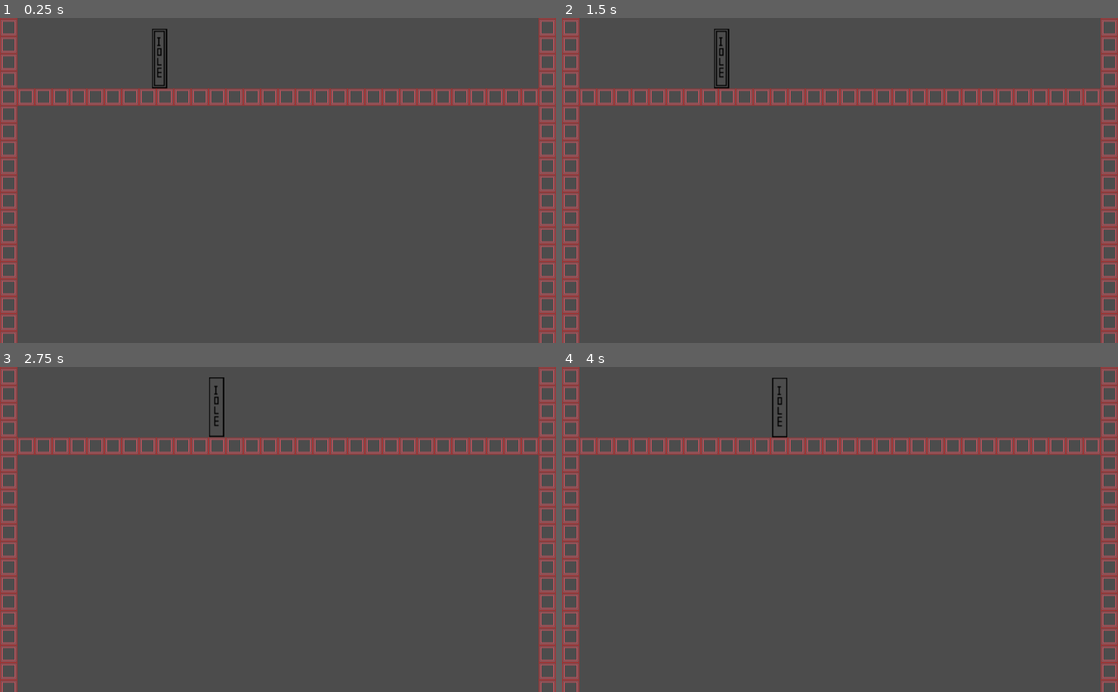
Above: before the commit, frames 1-4 (two rows, left to right).
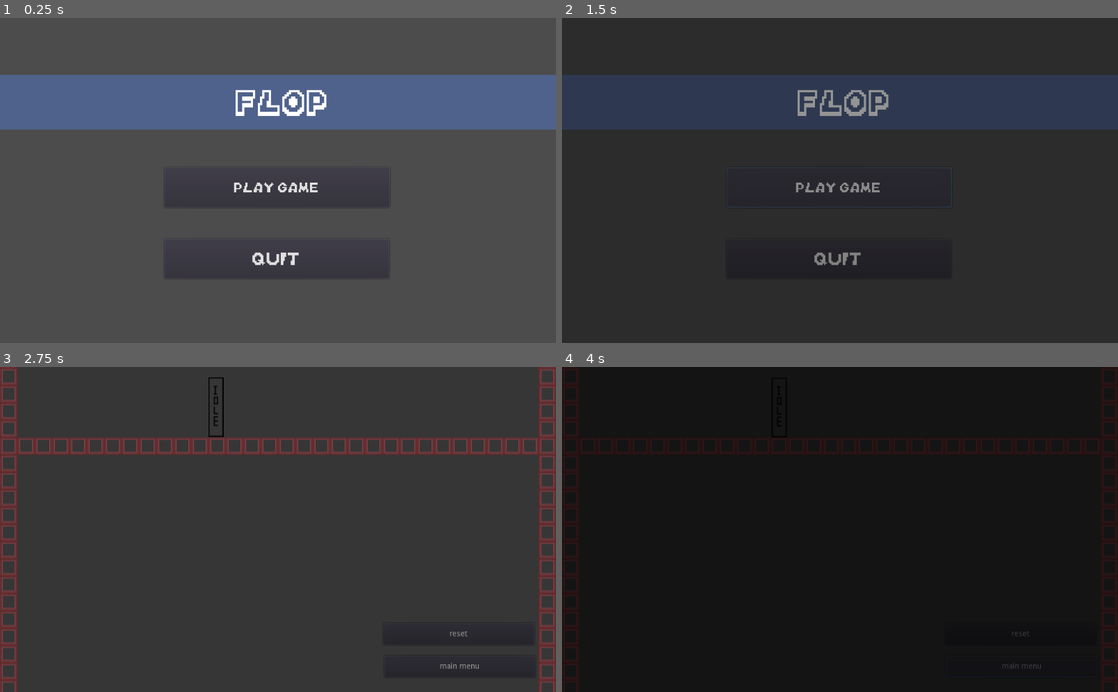
Above: after the commit, the same moments.

Repository: poetahto/Flop-Game
Game: Godot game, scene res://src/levels/Main Menu.tscn
Same seed, same stepped clock (60 frames per second), same inputs: the game is played once before the commit and once after it. Before the commit the project starts from res://src/levels/TestLevel.tscn.
Inputs (mouse positions are in pixels of both pictures, inside the frame that each line leads up to):
- Up to frame 1 (0.25 s): no input
- Up to frame 2 (1.5 s): click (840, 187) at 0.5 s, where only the run after the commit has a clickable "play game"; click (840, 187) at 1.25 s, where only the run after the commit has a clickable "play game"
- Up to frame 3 (2.75 s): hold D (move_right) from 2.03 s (still down)
- Up to frame 4 (4 s): release D (move_right) at 2.75 s; click (1017, 633) at 2.75 s, where only the run after the commit has a clickable "reset"; click (1023, 666) at 3.5 s, where only the run after the commit has a clickable "main menu"

The runs differ from the first frame. In frame 1, 21% of the frame differs, in the area x 0-100%, y 0-100%; in frame 2, 100%; in frame 3, 11%; in frame 4, 100%.

Commit message:
added buttons and a menu workflow

Diff:
--- a/project.godot
+++ b/project.godot
@@ -12,7 +12,7 @@
 "base": "TileMap",
 "class": "Droppable",
 "language": "GDScript",
-"path": "res://src/levels/Droppable.gd"
+"path": "res://src/scripts/Droppable.gd"
 }, {
 "base": "KinematicBody2D",
 "class": "Player",
@@ -27,8 +27,12 @@
 [application]
 
 config/name="Flop"
-run/main_scene="res://src/levels/TestLevel.tscn"
+run/main_scene="res://src/levels/Main Menu.tscn"
 config/icon="res://icon.png"
+
+[autoload]
+
+SceneChanger="*res://src/scenes/SceneChanger.tscn"
 
 [input]
 
--- /dev/null
+++ b/src/levels/Main Menu.tscn
@@ -0,0 +1,69 @@
+[gd_scene load_steps=7 format=2]
+
+[ext_resource path="res://assets/fonts/Mario-Kart-DS.ttf" type="DynamicFontData" id=1]
+[ext_resource path="res://src/scripts/Quit Button.gd" type="Script" id=2]
+[ext_resource path="res://src/scripts/Play Button.gd" type="Script" id=3]
+
+[sub_resource type="DynamicFont" id=1]
+size = 32
+font_data = ExtResource( 1 )
+
+[sub_resource type="DynamicFont" id=2]
+size = 40
+font_data = ExtResource( 1 )
+
+[sub_resource type="DynamicFont" id=3]
+size = 64
+font_data = ExtResource( 1 )
+
+[node name="Main Menu" type="Control"]
+anchor_right = 1.0
+anchor_bottom = 1.0
+__meta__ = {
+"_edit_use_anchors_": false
+}
+
+[node name="Play Button" type="Button" parent="."]
+margin_left = 303.16
+margin_top = 275.573
+margin_right = 718.16
+margin_bottom = 349.573
+custom_fonts/font = SubResource( 1 )
+text = "play game"
+script = ExtResource( 3 )
+__meta__ = {
+"_edit_use_anchors_": false
+}
+
+[node name="Quit Button" type="Button" parent="."]
+margin_left = 303.16
+margin_top = 407.618
+margin_right = 717.16
+margin_bottom = 480.618
+custom_fonts/font = SubResource( 2 )
+text = "quit"
+script = ExtResource( 2 )
+__meta__ = {
+"_edit_use_anchors_": false
+}
+
+[node name="Title Bar" type="ColorRect" parent="."]
+margin_left = -15.9535
+margin_top = 104.801
+margin_right = 1056.05
+margin_bottom = 205.801
+color = Color( 0.313726, 0.388235, 0.54902, 1 )
+__meta__ = {
+"_edit_use_anchors_": false
+}
+
+[node name="Title" type="Label" parent="Title Bar"]
+anchor_right = 1.0
+anchor_bottom = 1.0
+custom_fonts/font = SubResource( 3 )
+text = "FLOP"
+align = 1
+valign = 1
+__meta__ = {
+"_edit_use_anchors_": false
+}
--- a/src/levels/TestLevel.tscn
+++ b/src/levels/TestLevel.tscn
@@ -1,8 +1,10 @@
-[gd_scene load_steps=8 format=2]
+[gd_scene load_steps=10 format=2]
 
-[ext_resource path="res://src/Player.tscn" type="PackedScene" id=1]
+[ext_resource path="res://src/scenes/Player.tscn" type="PackedScene" id=1]
 [ext_resource path="res://assets/sprites/SpritesheetPH.png" type="Texture" id=2]
-[ext_resource path="res://src/levels/Droppable.gd" type="Script" id=3]
+[ext_resource path="res://src/scripts/Droppable.gd" type="Script" id=3]
+[ext_resource path="res://src/scripts/reset button.gd" type="Script" id=4]
+[ext_resource path="res://src/scripts/main menu button.gd" type="Script" id=5]
 
 [sub_resource type="ConvexPolygonShape2D" id=1]
 points = PoolVector2Array( 0, 0, 32, 0, 32, 32, 0, 32 )
@@ -72,3 +74,28 @@
 [node name="Player" parent="." instance=ExtResource( 1 )]
 position = Vector2( 293.506, -3763.56 )
 collision/safe_margin = 0.8
+
+[node name="CanvasLayer" type="CanvasLayer" parent="."]
+layer = 0
+
+[node name="reset button" type="Button" parent="CanvasLayer"]
+margin_left = 705.632
+margin_top = 472.632
+margin_right = 983.632
+margin_bottom = 512.632
+text = "reset"
+script = ExtResource( 4 )
+__meta__ = {
+"_edit_use_anchors_": false
+}
+
+[node name="main menu button" type="Button" parent="CanvasLayer"]
+margin_left = 707.737
+margin_top = 532.632
+margin_right = 985.737
+margin_bottom = 572.632
+text = "main menu"
+script = ExtResource( 5 )
+__meta__ = {
+"_edit_use_anchors_": false
+}
--- /dev/null
+++ b/src/scenes/SceneChanger.tscn
@@ -0,0 +1,34 @@
+[gd_scene load_steps=3 format=2]
+
+[ext_resource path="res://src/scripts/SceneChanger.gd" type="Script" id=1]
+
+[sub_resource type="Animation" id=1]
+resource_name = "Fade"
+tracks/0/type = "value"
+tracks/0/path = NodePath("Black:modulate")
+tracks/0/interp = 1
+tracks/0/loop_wrap = true
+tracks/0/imported = false
+tracks/0/enabled = true
+tracks/0/keys = {
+"times": PoolRealArray( 0.1, 0.9 ),
+"transitions": PoolRealArray( 1, 1 ),
+"update": 0,
+"values": [ Color( 1, 1, 1, 0 ), Color( 1, 1, 1, 1 ) ]
+}
+
+[node name="SceneChanger" type="CanvasLayer"]
+script = ExtResource( 1 )
+
+[node name="Black" type="ColorRect" parent="."]
+modulate = Color( 1, 1, 1, 0 )
+anchor_right = 1.0
+anchor_bottom = 1.0
+mouse_filter = 2
+color = Color( 0, 0, 0, 1 )
+__meta__ = {
+"_edit_use_anchors_": false
+}
+
+[node name="AnimationPlayer" type="AnimationPlayer" parent="."]
+anims/Fade = SubResource( 1 )
--- /dev/null
+++ b/src/scripts/Play Button.gd
@@ -0,0 +1,4 @@
+extends Button
+
+func _pressed() -> void:
+	SceneChanger.change_scene("res://src/levels/TestLevel.tscn")
--- /dev/null
+++ b/src/scripts/Quit Button.gd
@@ -0,0 +1,4 @@
+extends Button
+
+func _pressed() -> void:
+	get_tree().quit()
--- /dev/null
+++ b/src/scripts/SceneChanger.gd
@@ -0,0 +1,14 @@
+extends CanvasLayer
+
+signal scene_changed()
+
+onready var animation_player = $AnimationPlayer
+onready var black = $Black
+
+func change_scene(path, delay = 0.5):
+	yield(get_tree().create_timer(delay), "timeout")
+	animation_player.play("Fade")
+	yield(animation_player, "animation_finished")
+	get_tree().change_scene(path)
+	animation_player.play_backwards("Fade")
+	emit_signal("scene_changed")
--- /dev/null
+++ b/src/scripts/main menu button.gd
@@ -0,0 +1,4 @@
+extends Button
+
+func _pressed() -> void:
+	SceneChanger.change_scene("res://src/levels/Main Menu.tscn")
--- /dev/null
+++ b/src/scripts/reset button.gd
@@ -0,0 +1,4 @@
+extends Button
+
+func _pressed() -> void:
+	SceneChanger.change_scene("res://src/levels/TestLevel.tscn")
Binary file added: assets/fonts/Mario-Kart-DS.ttf
Renamed: src/Player.tscn -> src/scenes/Player.tscn
Renamed: src/levels/Droppable.gd -> src/scripts/Droppable.gd
